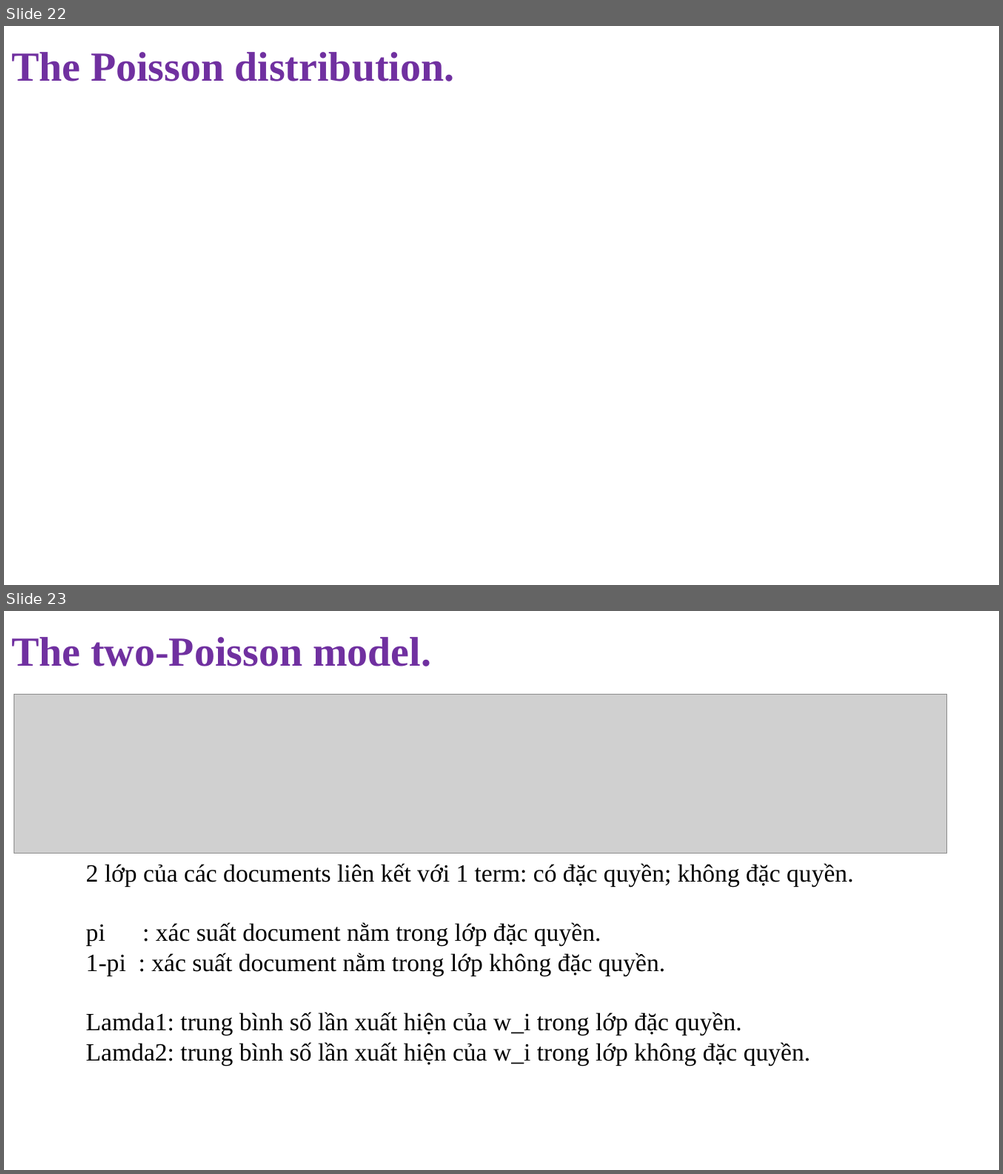
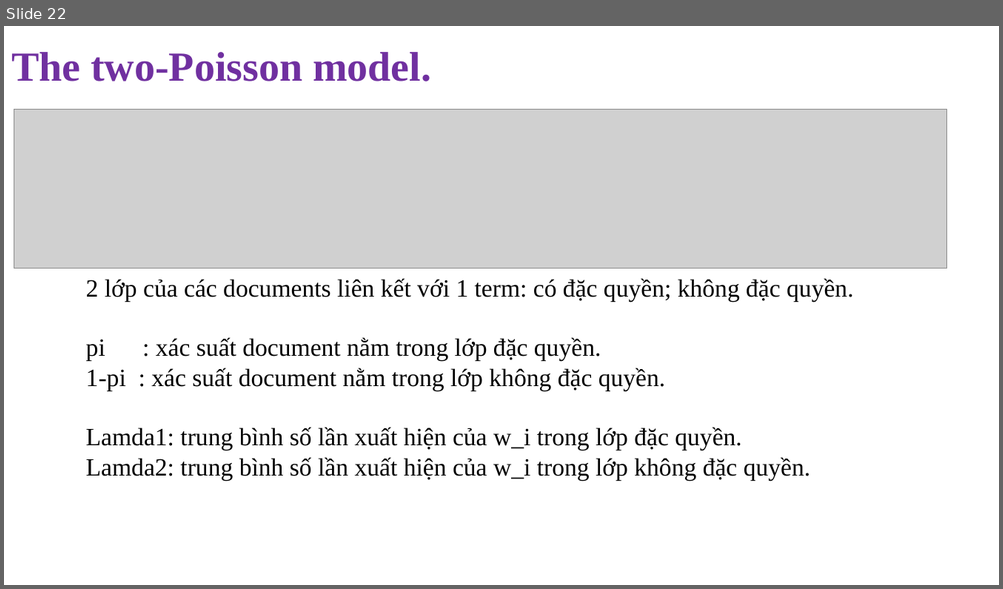
Before and after one commit to NghiLamPhuc/NLP., a slide deck: IR/Presentation1.pptx. Shown one above the other, each under a label of ours: slides 22 and 23 before the commit, slide 22 after it. The pictures are 1003x1174 and 1003x589 pixels, drawn with LibreOffice and Linux fonts; fonts in the diff are those of the drawing; grey boxes stand for pictures. Boxes give left, top, right and bottom in pixels: in the first picture for what was removed or moved away, otherwise in the second. Text is boxed around its words. In the diff, an @@ line names an element or a change of style, - is before the commit and + after.

```diff
--- a/IR/Presentation1.pptx
+++ b/IR/Presentation1.pptx
@@ slide 22 removed at box(4, 26, 999, 585), background #FFFFFF @@
@@ text removed at box(11, 52, 455, 82) @@
-The Poisson distribution.
@@ what was slide 23 is now slide 22 @@
```
Also in this commit, not shown: 5 slides changed, 1 slide added, 3 other slides removed, 2 other files.
